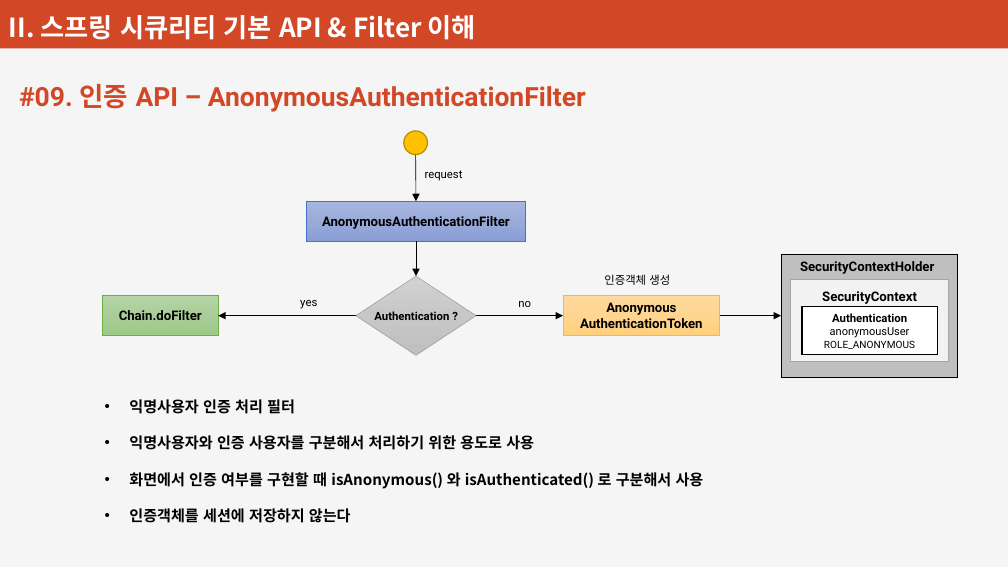
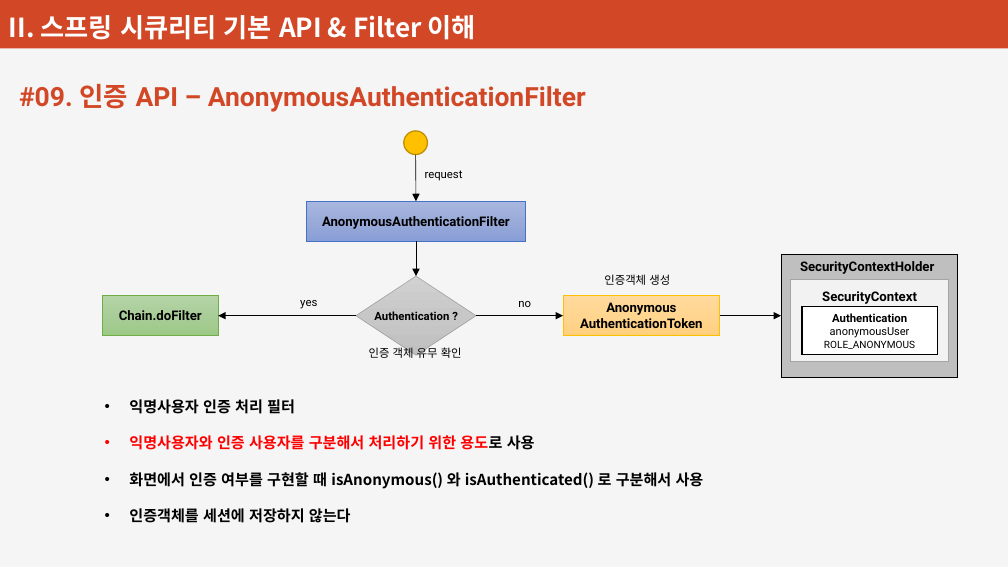
Before and after one commit to plitche/Inflearn_Spring_Security, a slide deck: slide 34 of Document/강의안.pptx. Drawn at 1008x567 pixels with LibreOffice and Linux fonts; fonts in the diff are those of the drawing. Boxes give left, top, right and bottom in pixels: in the first picture for what was removed or moved away, otherwise in the second. Text is boxed around its words. In the diff, an @@ line names an element or a change of style, - is before the commit and + after.

Commit message:
인증 API - AnonymousAuthenticationFilter

```diff
--- a/Document/강의안.pptx
+++ b/Document/강의안.pptx
@@ text added at (x1=369, y1=346, x2=462, y2=358), 9 pt, text #000000 @@
+인증 객체 유무 확인
@@ text at (x1=129, y1=435, x2=535, y2=450): text colour #000000 to #FF0000 in "익명사용자와 인증 사용자를 구분해서 처리하기 위한 용도로" @@
```
